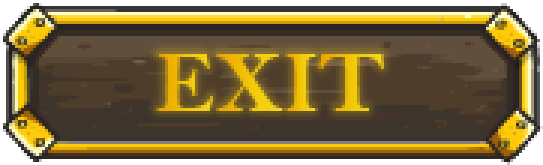
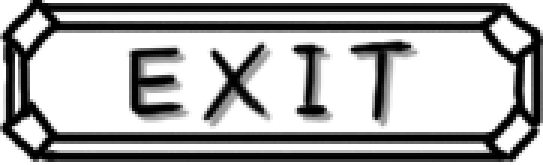
The second 543×165 image is a revision of the first. Changes to its layers:
hid group "Group 3" (4 layers) over (156, 54, 384, 111)
added layer "Layer 17" above "Layer 17 copy" over (126, 39, 414, 123)
added layer "Layer 17 copy" (40%) above "Layer 16" over (132, 45, 420, 129)
added layer "Layer 14 copy" above "Layer 14" over (0, 0, 543, 165)
added layer "Layer 14" above "Layer 2" over (0, 0, 543, 165)
hid "Layer 2" over (3, 3, 543, 165)
hid "Layer 1" over (3, 3, 543, 165)
